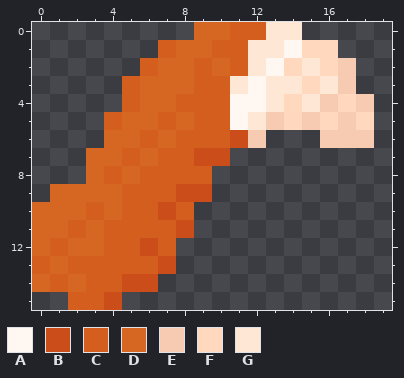
A pixel-art sprite gets an edit: PawTotems/assets/minecraft/optifine/cit/mr_divar/wing.png. Above: the version before the commit.
The file is 20x16 pixels. Colours within 5 levels of each other are drawn and written as one.
Palette (. is transparent): A #fff7f1  B #ca4d1a  C #d35e1e  D #d66722  E #f6cbb1  F #ffd8bd  G #ffe7d6
Now the later version:
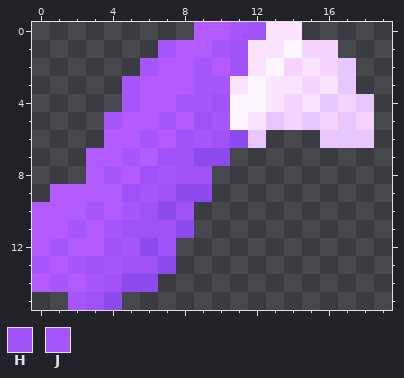
Colours new in this view: H #a051f8  J #a755fc
Change:
colour A: #fff7f1 -> #fdf6ff
colour B: #ca4d1a -> #8c4aef
colour D: #d66722 -> #b45bff
colour E: #f6cbb1 -> #e8c7ff
colour F: #ffd8bd -> #f5d2ff
colour G: #ffe7d6 -> #f9e3ff
y 0: x 11..12 CC -> JH
y 1: x 7 C -> J; x 10..11 CC -> JH
y 2: x 6 C -> J; x 9 C -> J; x 11 C -> H
y 3: x 5 C -> J; x 9..10 CC -> JJ
y 4: x 5 C -> J; x 8..10 CCC -> JJH
y 5: x 4 C -> J; x 7 C -> J; x 9..10 CC -> HJ
y 6: x 6 C -> J; x 8..10 CCC -> HJH
y 7: x 5 C -> J; x 7..8 CC -> HH
y 8: x 4 C -> J; x 6..9 CCCC -> HJHH
y 9: x 5..7 CCC -> HJH
y 10: x 3 C -> J; x 5..6 CC -> JH; x 8 C -> H
y 11: x 2 C -> J; x 4..7 CCCC -> JHHH
y 12: x 1 C -> J; x 4..5 CC -> HJ; x 7 C -> H
y 13: x 0 C -> J; x 2..6 CCCCC -> JHJHH
y 14: x 1 C -> J; x 3..4 CC -> JH
y 15: x 2..3 CC -> JH
